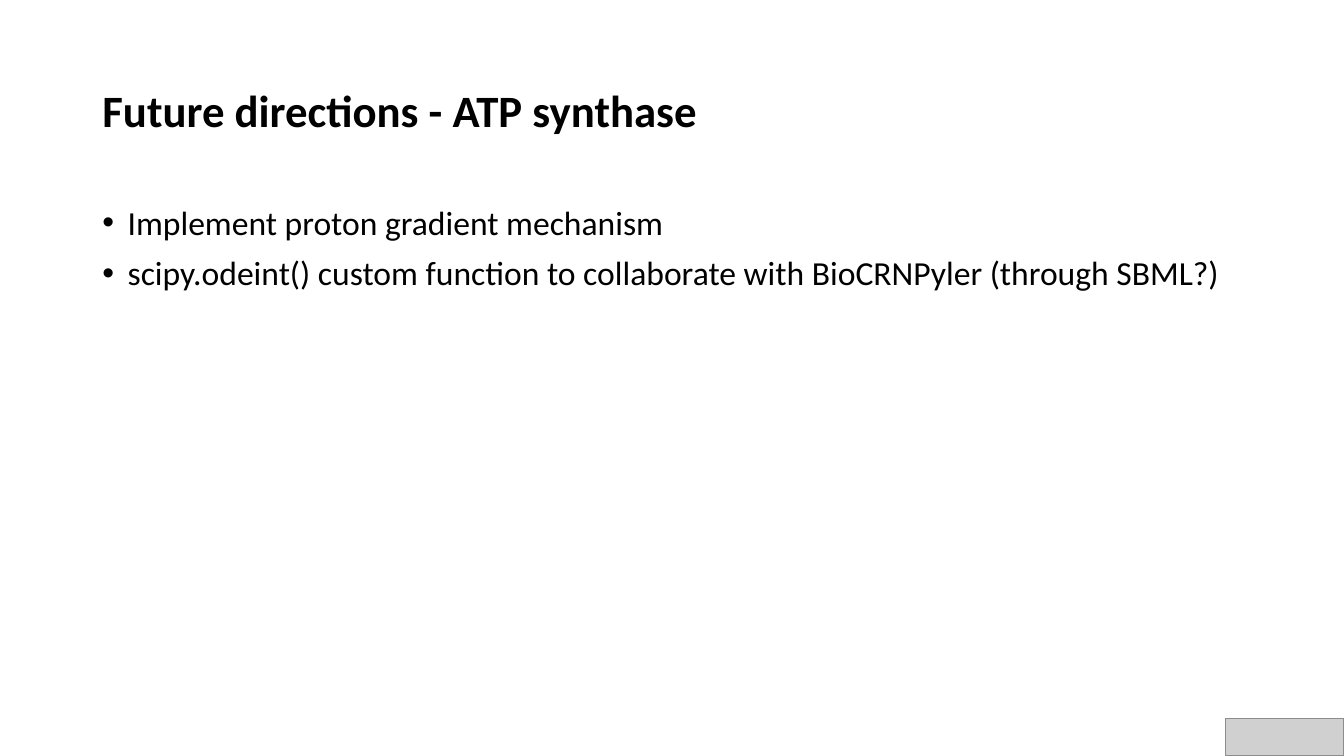
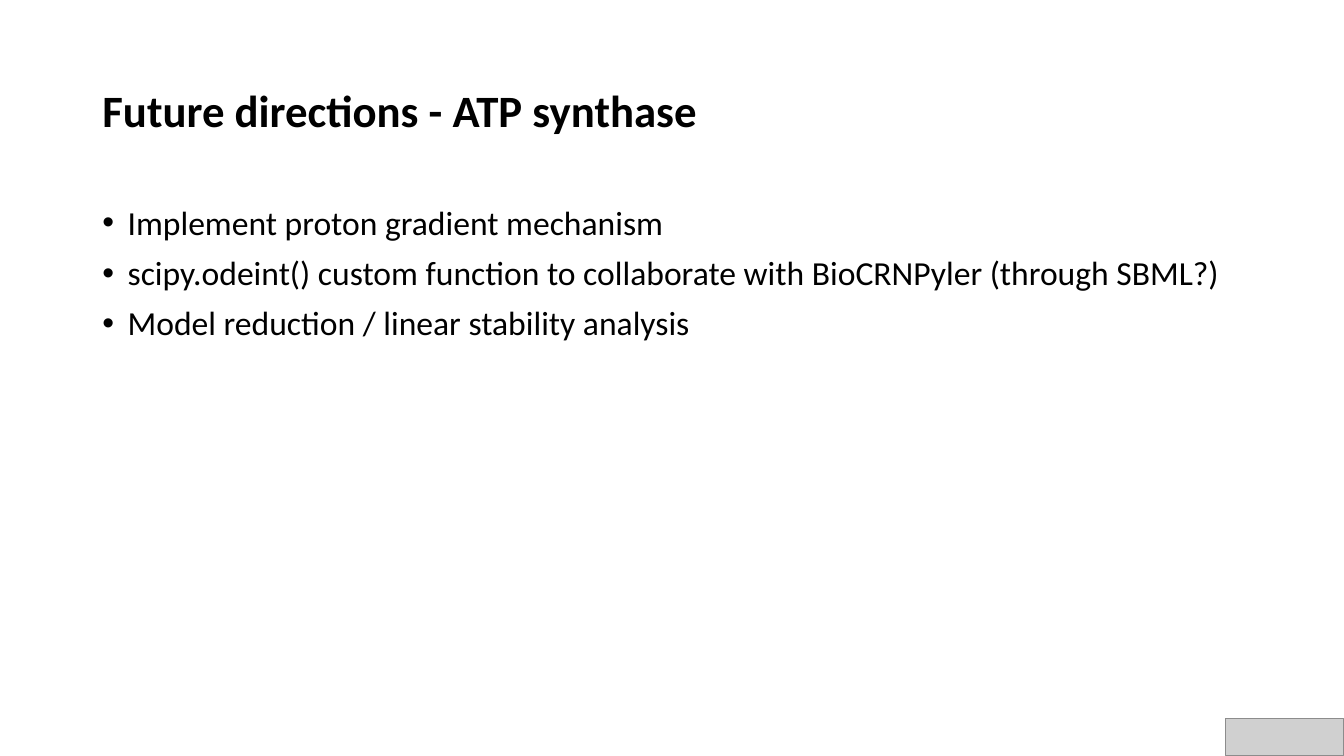
Before and after one commit to AnkitaRoychoudhury/ug_murray, a slide deck: slide 10 of miscellaneous/presentations/202020720_murray_mtg.pptx. Drawn at 1344x756 pixels with LibreOffice and Linux fonts; fonts in the diff are those of the drawing; grey boxes stand for pictures. Boxes give left, top, right and bottom in pixels: in the first picture for what was removed or moved away, otherwise in the second. Text is boxed around its words. In the diff, an @@ line names an element or a change of style, - is before the commit and + after.

```diff
--- a/miscellaneous/presentations/202020720_murray_mtg.pptx
+++ b/miscellaneous/presentations/202020720_murray_mtg.pptx
@@ text at (128, 311, 689, 341): paragraph added @@
+• Model reduction / linear stability analysis
```
Also in this commit, not shown: 4 other slides changed, 17 other files.
